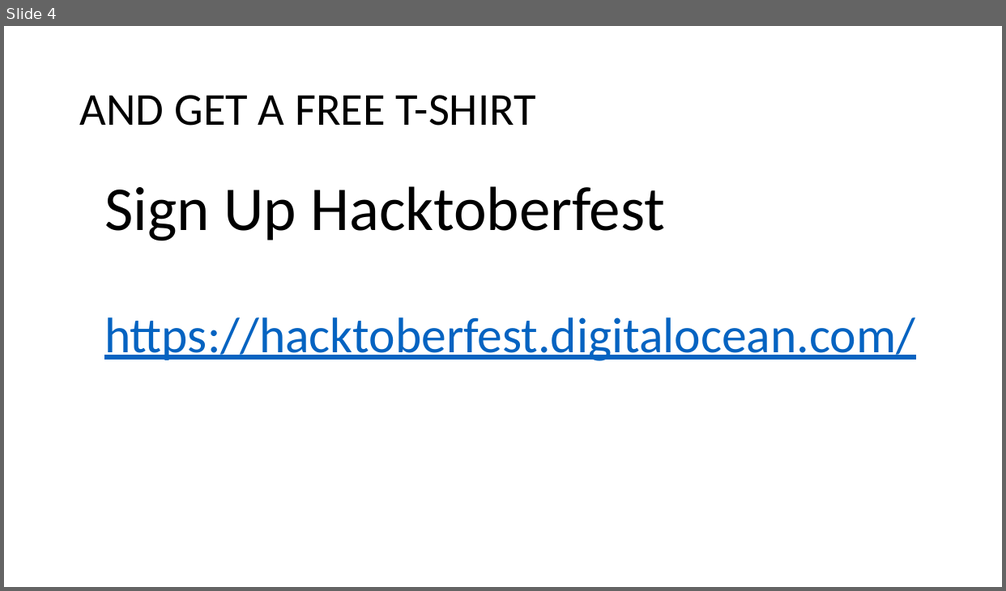
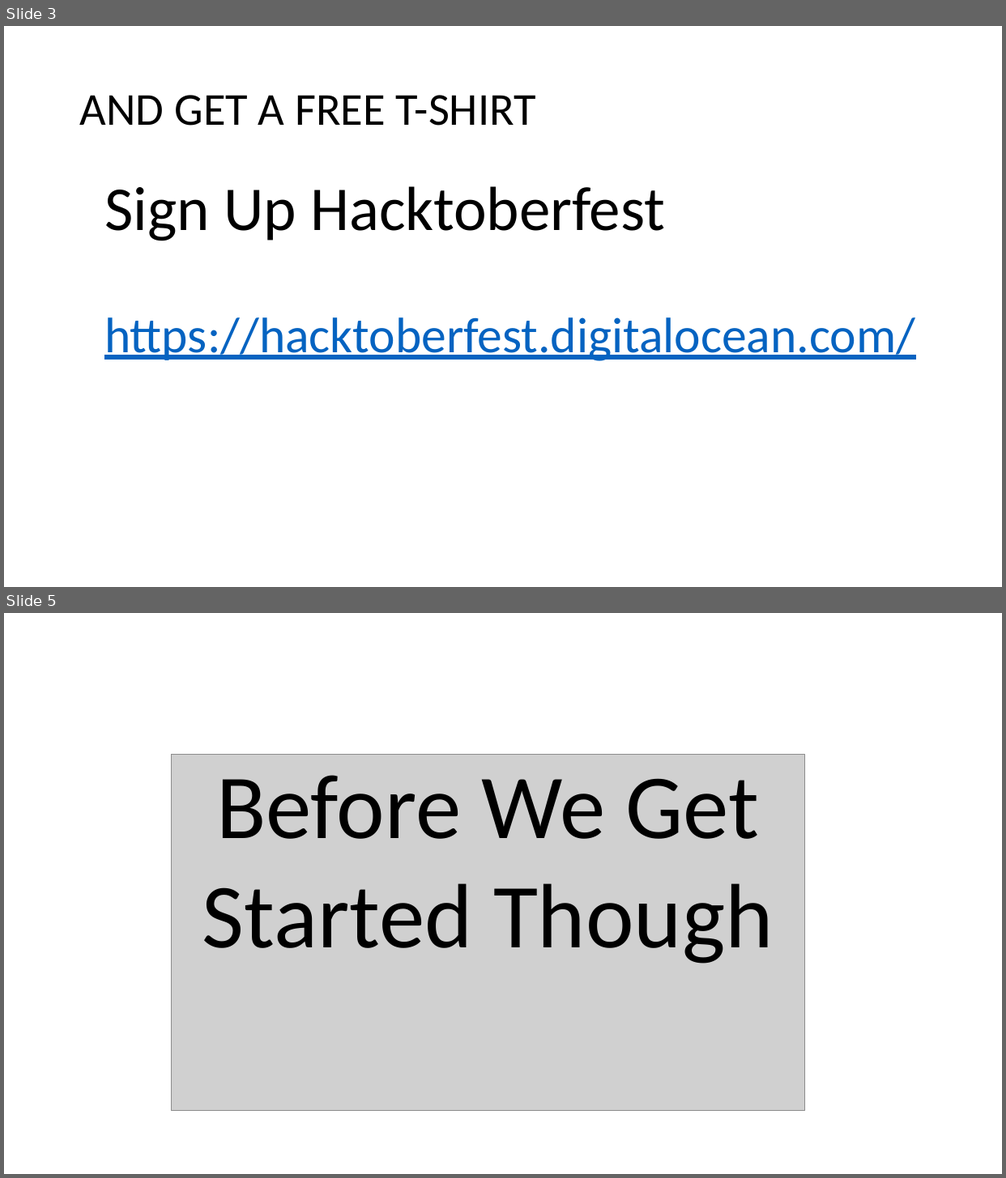
Before and after one commit to nathankurt/GitHub-Workshop, a slide deck: slides_ppt.pptx. Shown one above the other, each under a label of ours: slide 4 before the commit, slides 3 and 5 after it; the slides between them are not shown. The pictures are 1006x591 and 1006x1178 pixels, drawn with LibreOffice and Linux fonts; fonts in the diff are those of the drawing; grey boxes stand for pictures. Boxes give left, top, right and bottom in pixels: in the first picture for what was removed or moved away, otherwise in the second. Text is boxed around its words. In the diff, an @@ line names an element or a change of style, - is before the commit and + after.

```diff
--- a/slides_ppt.pptx
+++ b/slides_ppt.pptx
@@ slide 5 added at bbox=[4, 613, 1002, 1174], background #FFFFFF @@
@@ picture added at bbox=[171, 755, 804, 1111] @@
@@ text added at bbox=[202, 775, 773, 964], 88 pt, text #000000 @@
+Before We Get Started Though
@@ what was slide 4 is now slide 3 @@
```
Also in this commit, not shown: 2 slides changed, 7 other slides added, 1 slide removed, 1 other file.
